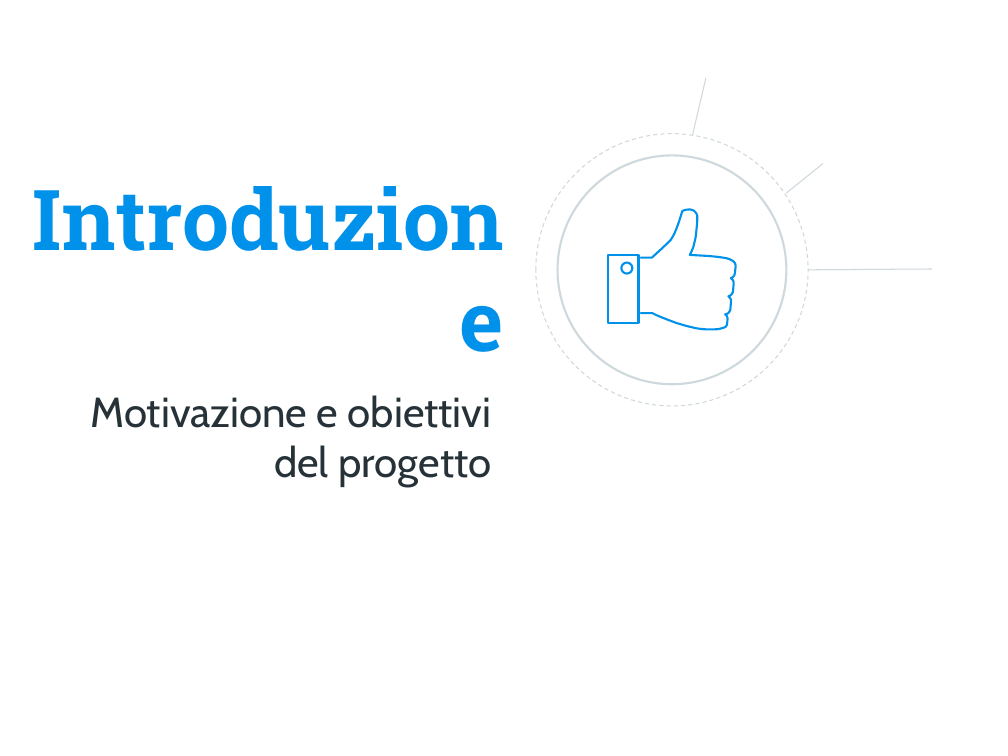
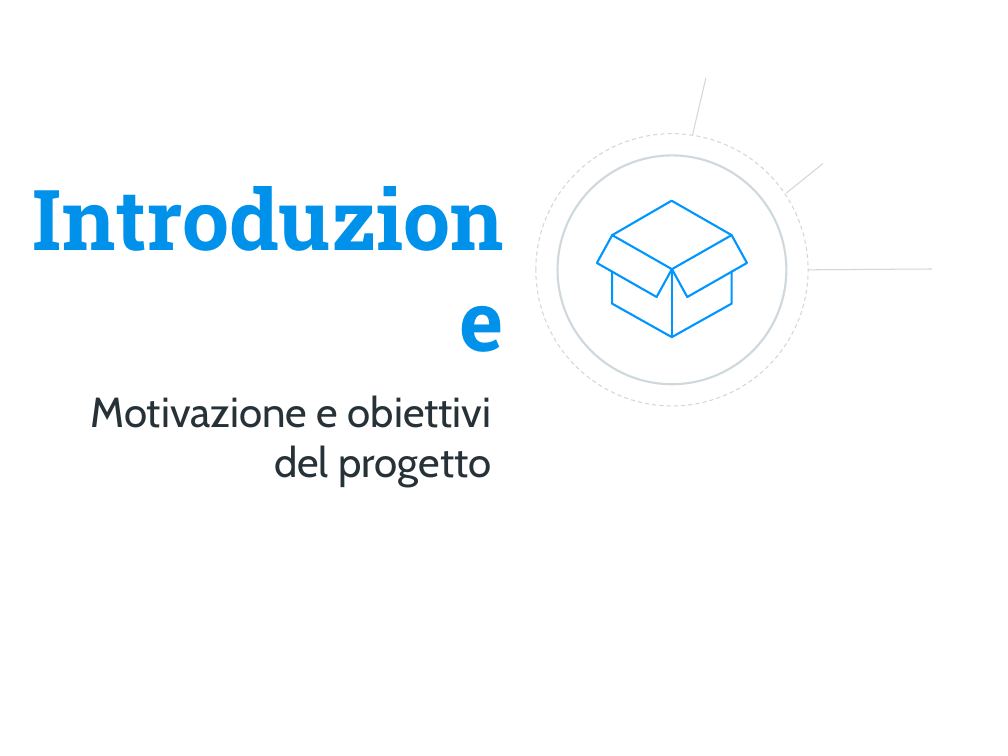
Before and after one commit to davidetalon/link, a slide deck: slide 3 of Presentation slides/Presentazione.pptx. Drawn at 1008x756 pixels with LibreOffice and Linux fonts; fonts in the diff are those of the drawing; background and template pictures are left out. Boxes give left, top, right and bottom in pixels: in the first picture for what was removed or moved away, otherwise in the second. Text is boxed around its words. In the diff, an @@ line names an element or a change of style, - is before the commit and + after.

```diff
--- a/Presentation slides/Presentazione.pptx
+++ b/Presentation slides/Presentazione.pptx
@@ freeform shape added at [612, 201, 731, 235], outline #0096FF 1.5 pt @@
@@ freeform shape at [597, 235, 671, 296]: outline #0091EA 1.5 pt to #0096FF 1.5 pt @@
@@ freeform shape: place and size @@
-freeform shape at [608, 255, 638, 324]
+freeform shape at [597, 235, 671, 296]
@@ freeform shape: place and size @@
-freeform shape at [641, 210, 736, 330]
+freeform shape at [672, 235, 747, 296]
@@ freeform shape at [672, 235, 747, 296]: outline #0091EA 1.5 pt to #0096FF 1.5 pt @@
@@ freeform shape added at [672, 269, 672, 338], outline #0096FF 1.5 pt @@
@@ freeform shape added at [612, 271, 732, 337], outline #0096FF 1.5 pt @@
```
Also in this commit, not shown: 11 other slides changed, 4 slides added, 7 slides removed.
